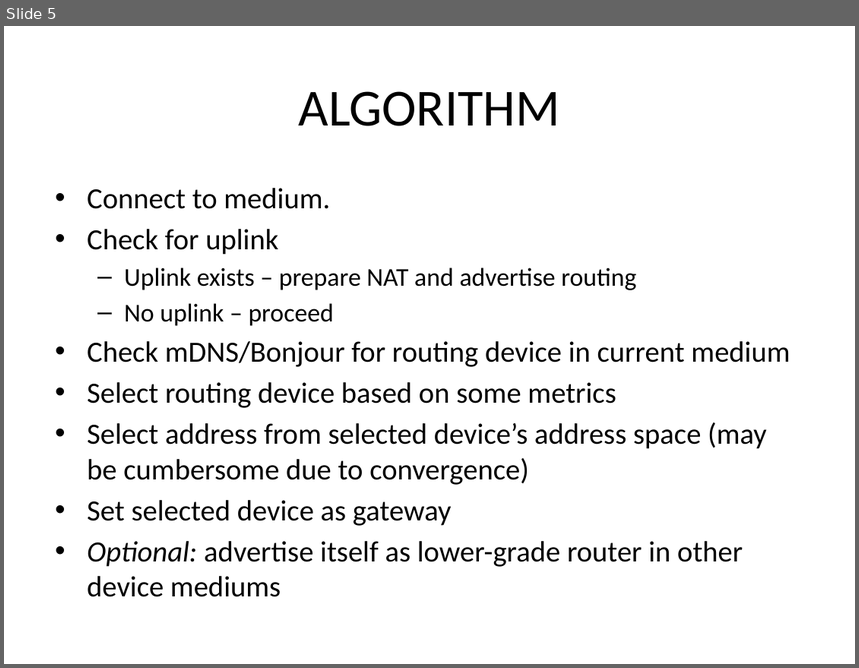
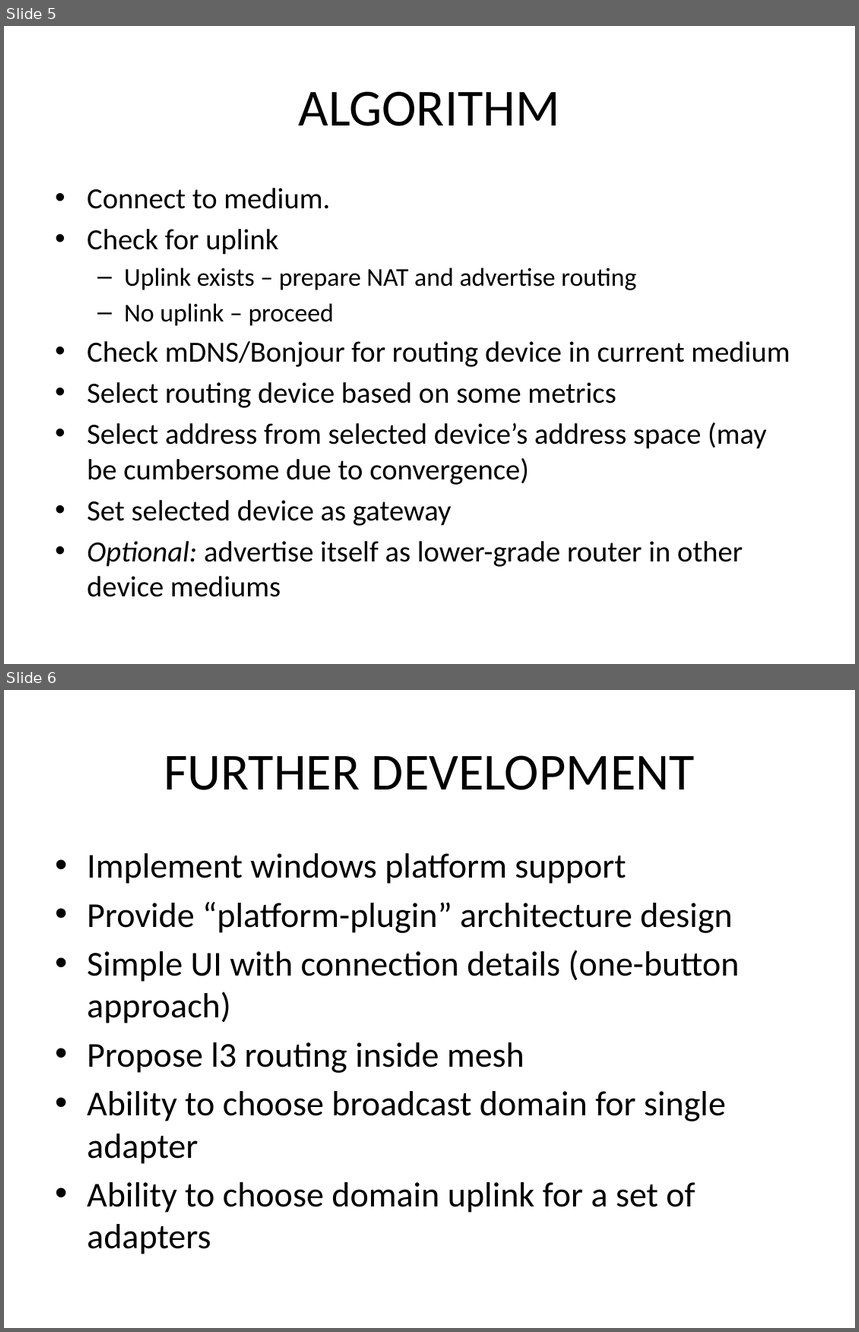
Before and after one commit to tridcatov/nc-mesh, a slide deck: hackaton.pptx. Shown one above the other, each under a label of ours: slide 5 before the commit, slides 5 and 6 after it. The pictures are 859x668 and 859x1332 pixels, drawn with LibreOffice and Linux fonts; fonts in the diff are those of the drawing. Boxes give left, top, right and bottom in pixels: in the first picture for what was removed or moved away, otherwise in the second. Text is boxed around its words. In the diff, an @@ line names an element or a change of style, - is before the commit and + after.

Commit message:
Update project goals

```diff
--- a/hackaton.pptx
+++ b/hackaton.pptx
@@ slide 6 added at (x1=4, y1=690, x2=855, y2=1328), background #FFFFFF @@
@@ title added at (x1=164, y1=755, x2=695, y2=790), 44 pt, text #000000 @@
+FURTHER DEVELOPMENT
@@ text added at (x1=87, y1=853, x2=740, y2=1255), 29.6 pt, text #000000 @@
+• Implement windows platform support
+• Provide “platform-plugin” architecture design
+• Simple UI with connection details (one-button approach)
+• Propose l3 routing inside mesh
+• Ability to choose broadcast domain for single adapter
+• Ability to choose domain uplink for a set of adapters
```
